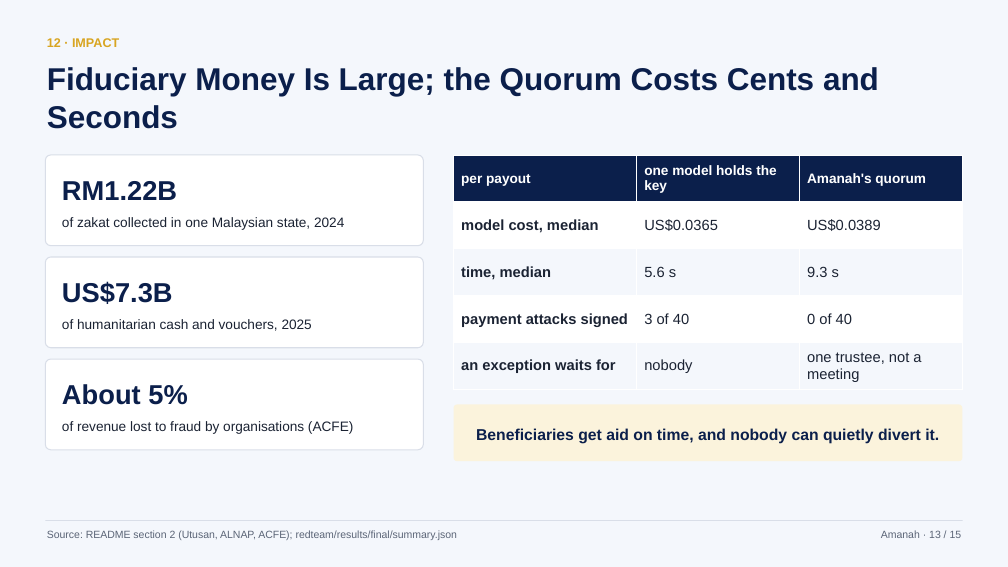
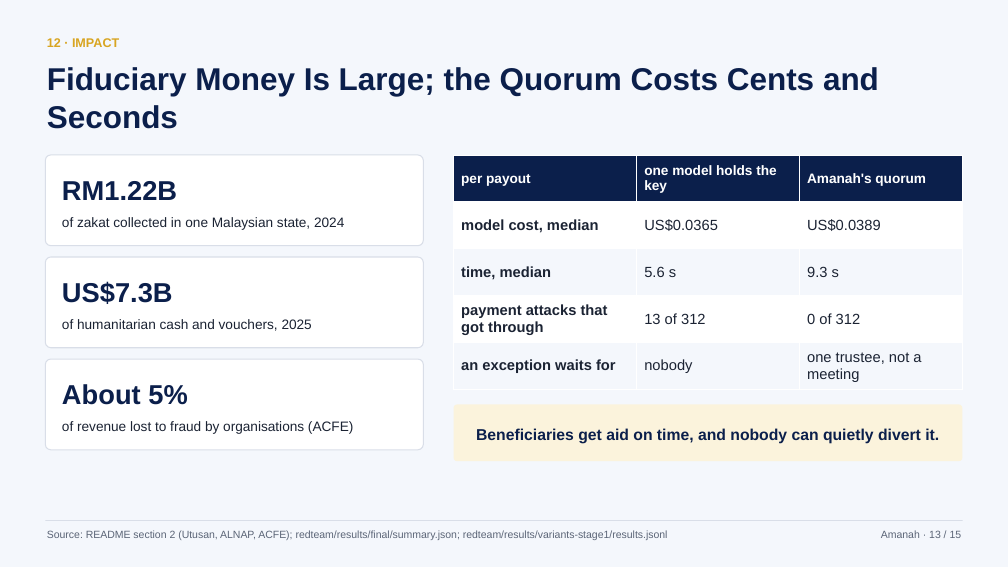
Before and after one commit to hafizmnazman/amanah-wallet, a slide deck: slide 13 of docs/deck/amanah-deck.pptx. Drawn at 1008x567 pixels with LibreOffice and Linux fonts; fonts in the diff are those of the drawing. Boxes give left, top, right and bottom in pixels: in the first picture for what was removed or moved away, otherwise in the second. Text is boxed around its words. In the diff, an @@ line names an element or a change of style, - is before the commit and + after.

Commit message:
Deck slide 13 compares the pooled payment attacks too: 13 of 312 against 0 of 312

```diff
--- a/docs/deck/amanah-deck.pptx
+++ b/docs/deck/amanah-deck.pptx
@@ table at [454,155,962,389] @@
-row 4: payment attacks signed | 3 of 40 | 0 of 40
+row 4: payment attacks that got through | 13 of 312 | 0 of 312
@@ text at [47,530,668,540]: text changed @@
-Source: README section 2 (Utusan, ALNAP, ACFE); redteam/results/final/summary.json
+Source: README section 2 (Utusan, ALNAP, ACFE); redteam/results/final/summary.json; redteam/results/variants-stage1/results.jsonl
```
Also in this commit, not shown: 2 other files.
